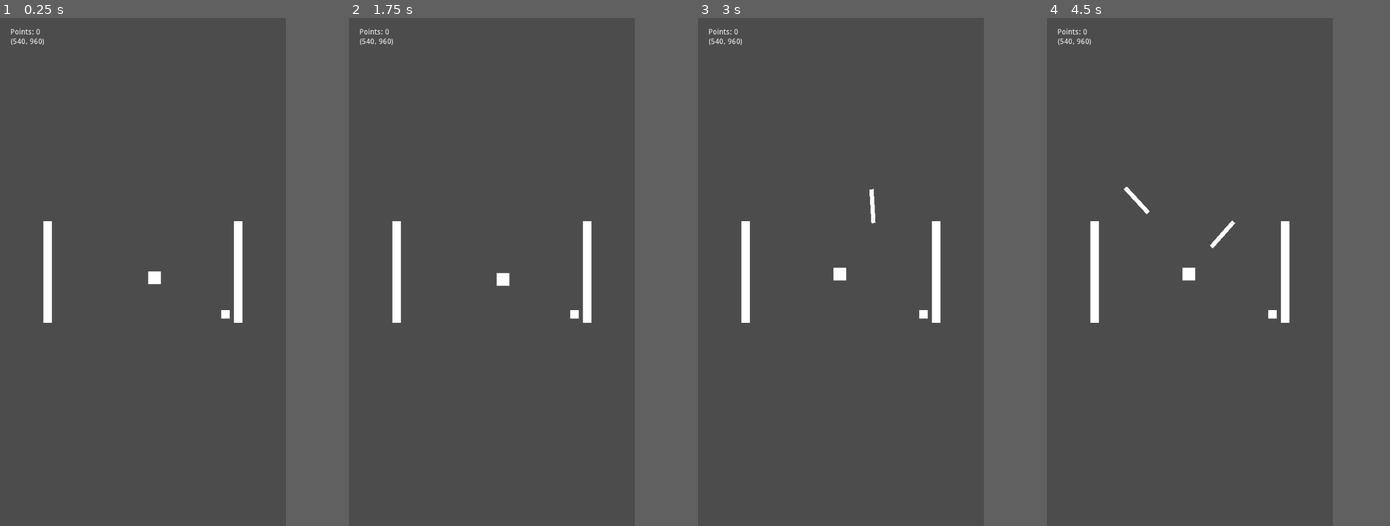
Above: before the commit, frames 1-4 (left to right).
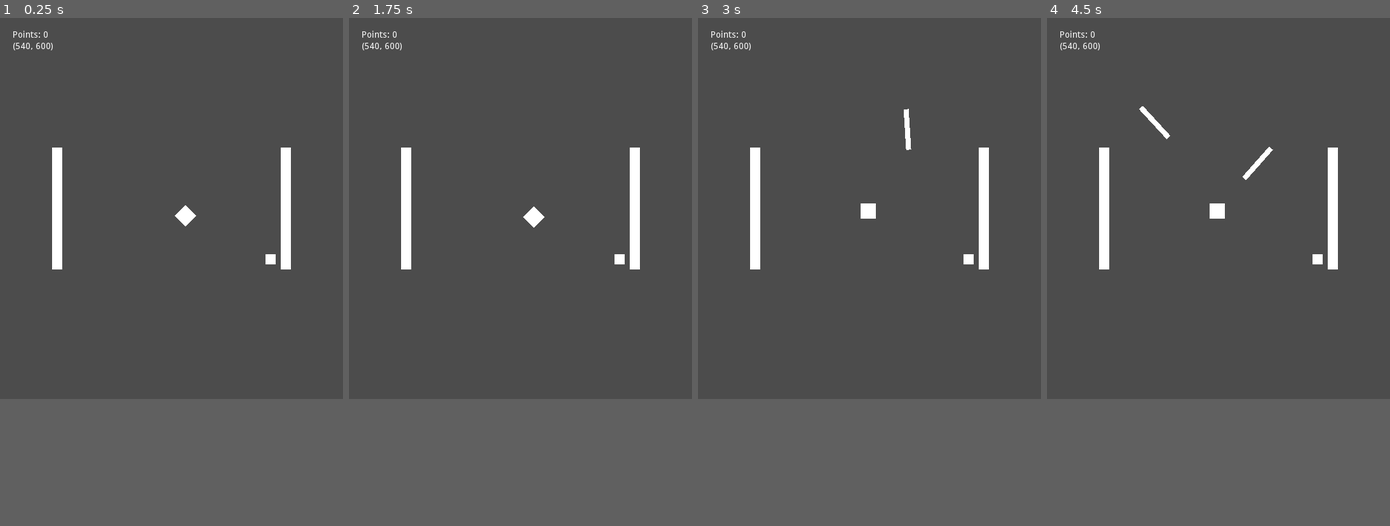
Above: after the commit, the same moments.

Repository: Igorrreha/PointToWall
Game: Godot game, scene res://Main.tscn
Two runs of this game, one before a commit and one after it. Both use one fixed random seed, a clock stepped at 60 frames per second and the inputs below.
Inputs (mouse positions are in pixels of both pictures, inside the frame that each line leads up to):
- Up to frame 1 (0.25 s): no input
- Up to frame 2 (1.75 s): move the mouse to (554, 246) at 0.52 s; click (554, 246) at 0.67 s; move the mouse to (434, 297) at 1.27 s; click (434, 297) at 1.42 s
- Up to frame 3 (3 s): move the mouse to (869, 160) at 2.02 s; click (869, 160) at 2.17 s; move the mouse to (828, 373) at 2.77 s; click (828, 373) at 2.92 s
- Up to frame 4 (4.5 s): move the mouse to (1276, 348) at 3.52 s; click (1276, 348) at 3.67 s; move the mouse to (1105, 195) at 4.27 s; click (1105, 195) at 4.42 s
In our replay, the window is 450x800 before the commit and 540x600 after it. These sizes can differ from the game's own. Grey fills any space a smaller window leaves; there, only what the larger window draws over its background counts as a difference.

The runs differ from the first frame. In frame 1, 3.0% of the frame differs, in the area x 3-85%, y 2-60%; in frame 2, 3.0%; in frame 3, 3.1%; in frame 4, 3.4%.

Commit message:
Система адаптивности к различным разрешениям экрана, добавление анимации вращения игроку

Diff:
--- a/Player.gd
+++ b/Player.gd
@@ -9,7 +9,8 @@
 # номер точки, от которой движется игрок
 var moveTargetFrom = 1
 
-var moveSpeed = 100
+export var moveSpeed = 100
+export var rotSpeed = 180
 
 
 func _process(delta):
@@ -17,6 +18,7 @@
 	moveVec = moveVec.normalized() * moveSpeed * delta
 
 	position += moveVec
+	rotate(deg2rad(rotSpeed * delta))
 
 
 # разворачивает направление движения
@@ -25,6 +27,8 @@
 
 	moveTargetTo = moveTargetFrom
 	moveTargetFrom = oldMoveTargetTo
+
+	rotSpeed = -rotSpeed
 
 
 # обработка столкновений
--- a/project.godot
+++ b/project.godot
@@ -26,10 +26,9 @@
 [display]
 
 window/size/width=540
-window/size/height=960
 window/handheld/orientation="portrait"
 window/stretch/mode="viewport"
-window/stretch/aspect="keep"
+window/stretch/aspect="keep_width"
 
 [input]
 
Not shown, changed: export_presets.cfg
Not shown, changed: point to wall.apk
